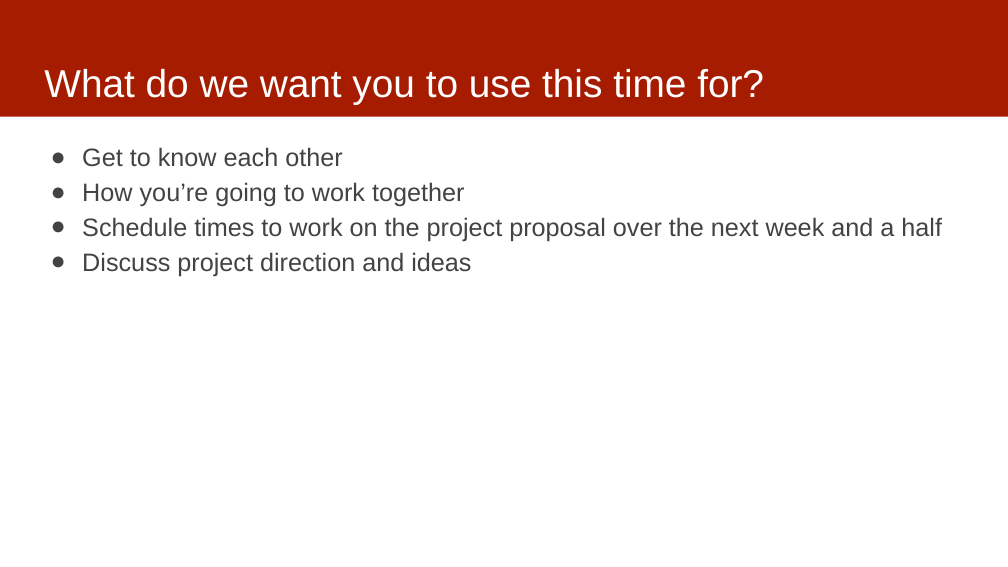
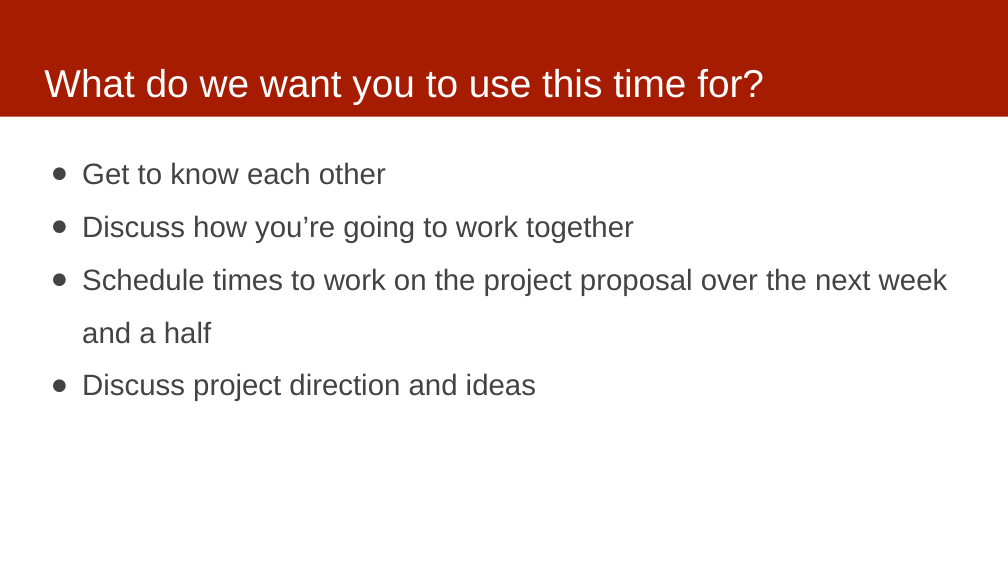
Before and after one commit to dssg/mlforpublicpolicylab, a slide deck: slide 15 of 03 - Data Exploration, Analytical Formulation, and Baselines/data-exploration.pptx. Drawn at 1008x567 pixels with LibreOffice and Linux fonts; fonts in the diff are those of the drawing. Boxes give left, top, right and bottom in pixels: in the first picture for what was removed or moved away, otherwise in the second. Text is boxed around its words. In the diff, an @@ line names an element or a change of style, - is before the commit and + after.

```diff
--- a/03 - Data Exploration, Analytical Formulation, and Baselines/data-exploration.pptx
+++ b/03 - Data Exploration, Analytical Formulation, and Baselines/data-exploration.pptx
@@ text at (82,162,948,401): size 24 to 28 pt in "Get to know each other", "Schedule times to work on the project ...", "Discuss project direction and ideas"; line spacing 1.15 to 1.5 @@
@@ text at (82,215,634,243): text changed; size 24 to 28 pt @@
-● How you’re going to work together
+● Discuss how you’re going to work together
```
Also in this commit, not shown: 4 other slides changed.
